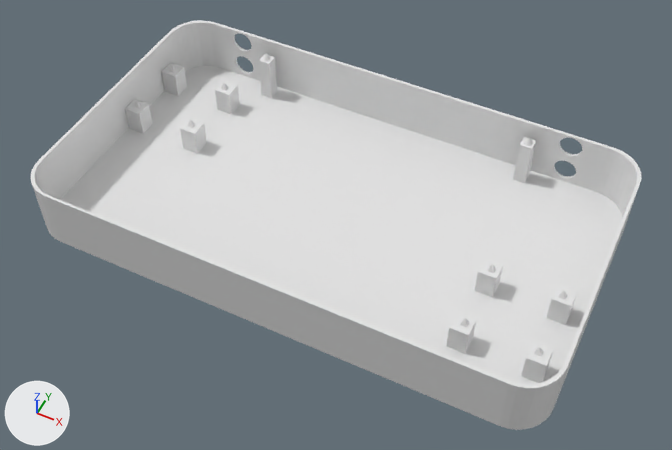
One commit to the Blender file console_face_arriere.blend: the scene before it, then after it.
Rendered twice from a camera (50 mm lens) standing at (11.0, -21.9, 26.8) and looking at (0.4, -0.8, 0.4). Arrows for +X, +Y and +Z are at lower left; the lights stay in place.
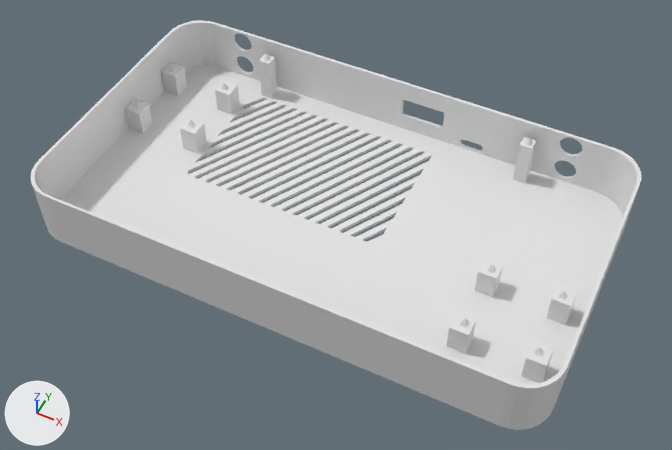
Pixel boxes (x1, y1, x2, y2) of what changed, in the pictures (672 x 450 px):
part 1 of me_plane, built on
    before: (513, 145, 532, 183)
    after: (64, 83, 609, 308)

What the commit changed:
me_plane is used by ob_plane; location (0.0, 0.0, 0.0).
me_plane had 437 vertices, 477 faces and spanned x -10.1..10.3, y -5.8..5.8, z -0.1..2.4.
me_plane now has 1017 vertices, 721 faces and spans x -10.1..10.3, y -5.8..5.8, z -0.1..2.4.
me_plane part 1: 2 vertices removed from x 5.5, y 4.9..5.4, z 0.1; 582 vertices added at x -6.4..3.9, y -0.7..5.8, z -0.1..1.6.
